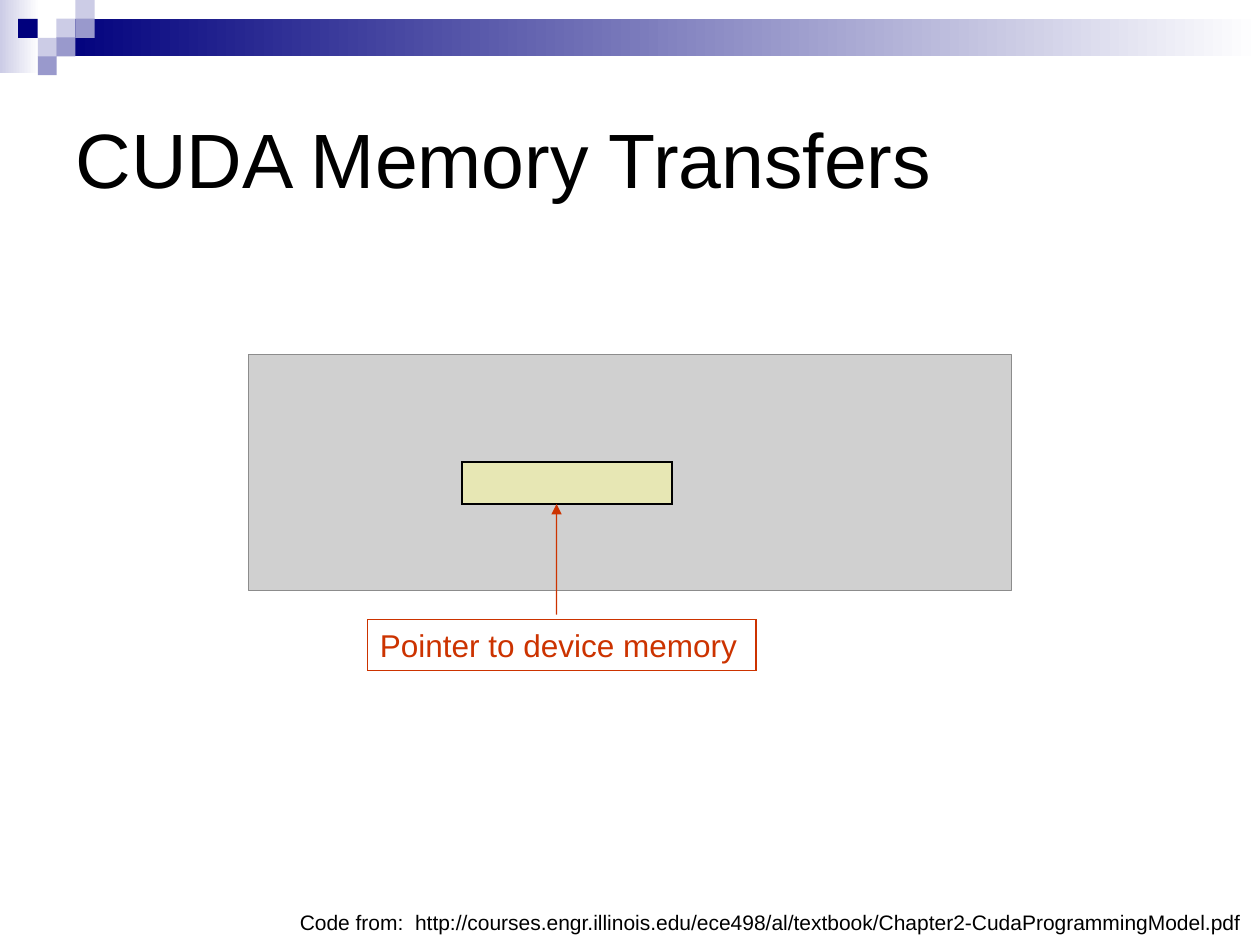
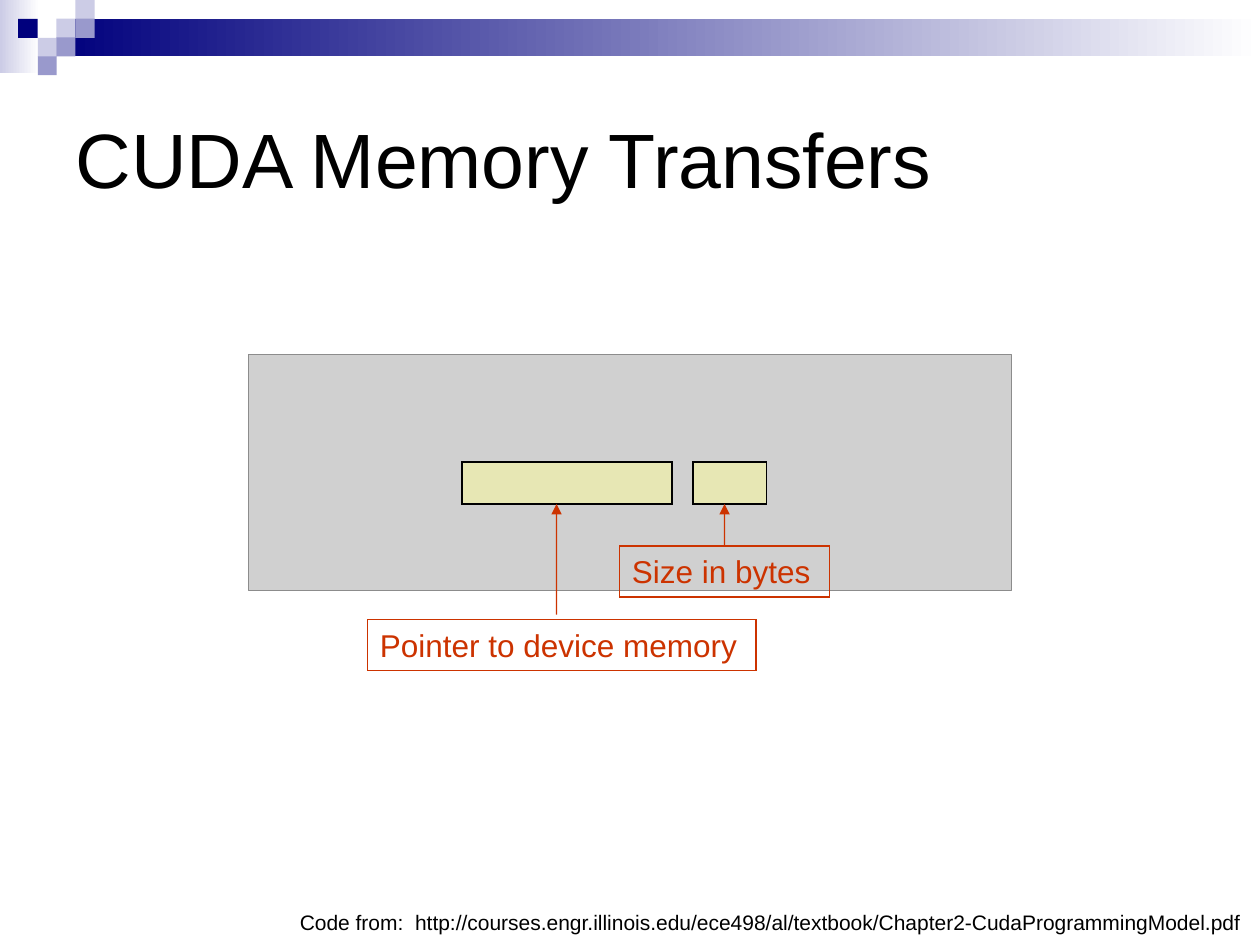
Before and after one commit to CIS565-Fall-2012/cis565-fall-2012.github.com, a slide deck: slide 29 of lectures/09-17-CUDA-Introduction-1-of-2.pptx (slide 30 before the commit). Drawn at 1260x945 pixels with LibreOffice and Linux fonts; fonts in the diff are those of the drawing; grey boxes stand for pictures. Boxes give left, top, right and bottom in pixels: in the first picture for what was removed or moved away, otherwise in the second. Text is boxed around its words. In the diff, an @@ line names an element or a change of style, - is before the commit and + after.

```diff
--- a/lectures/09-17-CUDA-Introduction-1-of-2.pptx
+++ b/lectures/09-17-CUDA-Introduction-1-of-2.pptx
@@ rectangle added at <box>693,462,766,504</box>, fill #FFFF99 at 50% opacity, outline #000000 0.75 pt @@
@@ arrow added from (724, 546) to (724, 504), #CC3300 0.75 pt @@
@@ rectangle added at <box>620,546,830,596</box>, outline #CC3300 0.75 pt, 18 pt, text #CC3300 @@
+Size in bytes
```
Also in this commit, not shown: 2 other slides changed, 3 slides removed, 1 other file.
